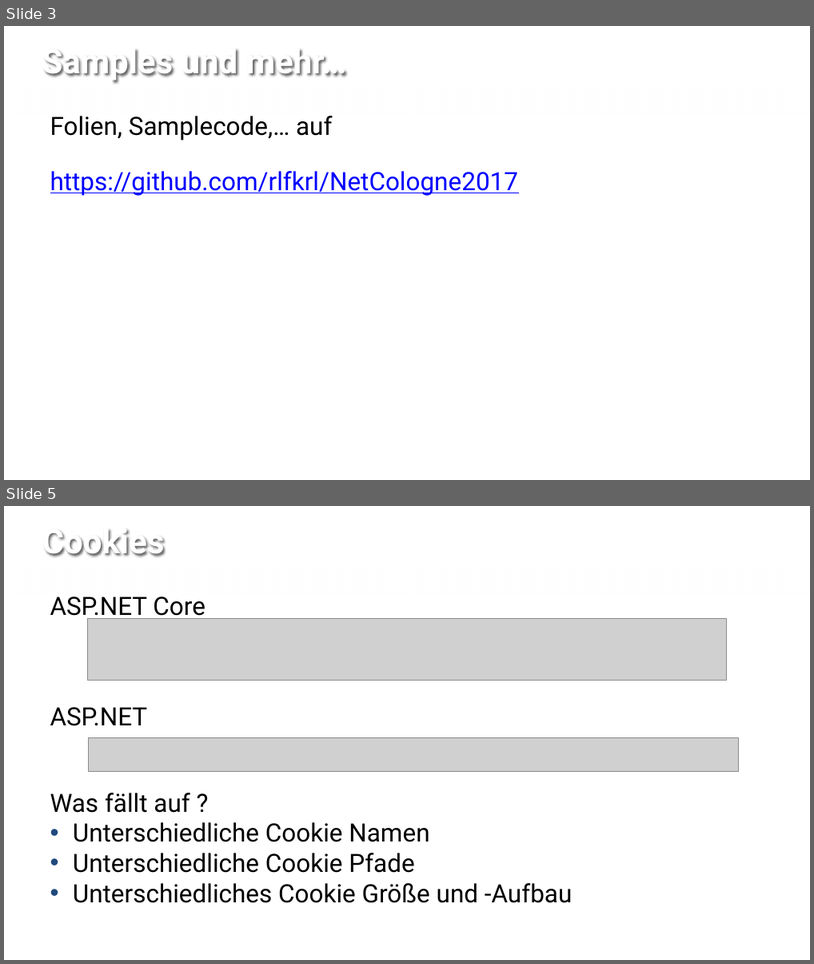
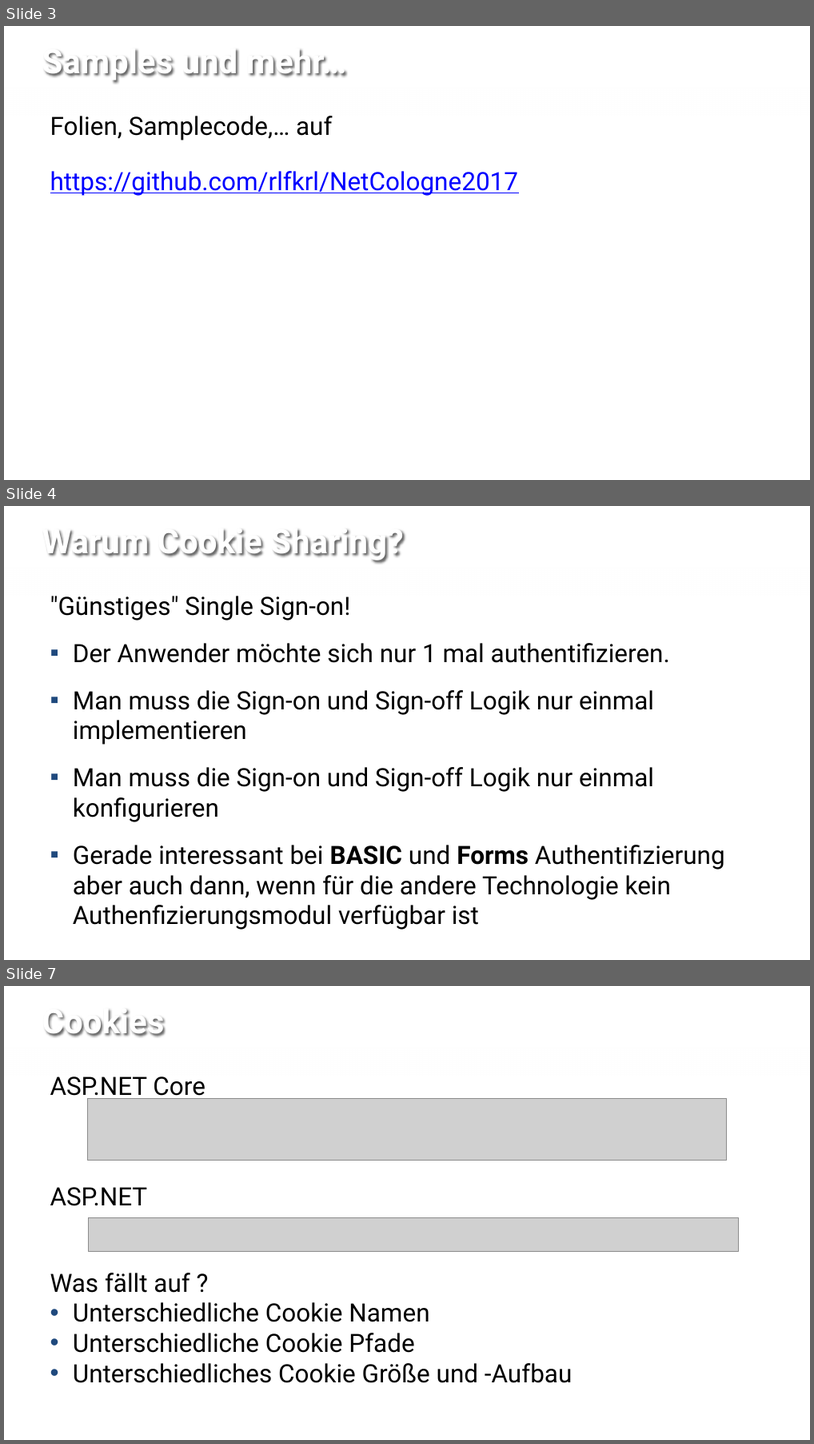
Before and after one commit to rlfkrl/NetCologne2017, a slide deck: slides/open id connect - share cookies.pptx. Shown one above the other, each under a label of ours: slides 3 and 5 before the commit, slides 3, 4 and 7 after it; the slides between them are not shown. The pictures are 814x964 and 814x1444 pixels, drawn with LibreOffice and Linux fonts; fonts in the diff are those of the drawing; grey boxes stand for pictures; background and template pictures are left out. Boxes give left, top, right and bottom in pixels: in the first picture for what was removed or moved away, otherwise in the second. Text is boxed around its words. In the diff, an @@ line names an element or a change of style, - is before the commit and + after.

```diff
--- a/slides/open id connect - share cookies.pptx
+++ b/slides/open id connect - share cookies.pptx
@@ slide 4 added at <box>4,506,810,960</box>, background #FFFFFF; not listed: 1 template element that a slide beside it also shows @@
@@ title added at <box>42,529,404,561</box>, 40 pt, text #FFFFFF, bold @@
+Warum Cookie Sharing?
@@ text added at <box>50,596,726,929</box>, 30 pt, text #000000 @@
+"Günstiges" Single Sign-on!
+▪ Der Anwender möchte sich nur 1 mal authentifizieren.
+▪ Man muss die Sign-on und Sign-off Logik nur einmal implementieren
+▪ Man muss die Sign-on und Sign-off Logik nur einmal konfigurieren
+▪ Gerade interessant bei BASIC und Forms Authentifizierung
+  aber auch dann, wenn für die andere Technologie kein Authenfizierungsmodul verfügbar ist
@@ what was slide 5 is now slide 7 @@
```
Also in this commit, not shown: 3 slides changed, 1 other slide added.
